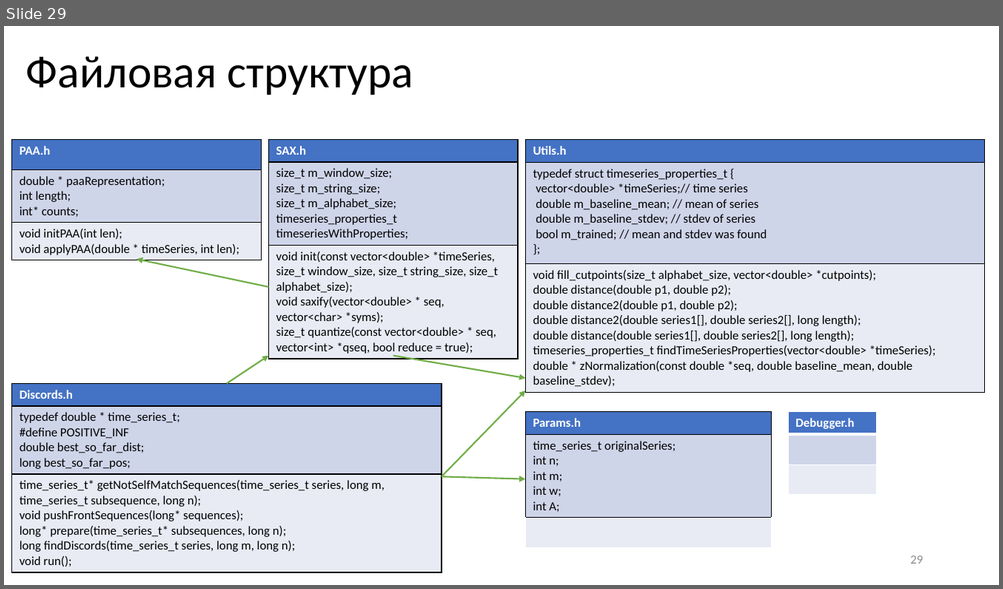
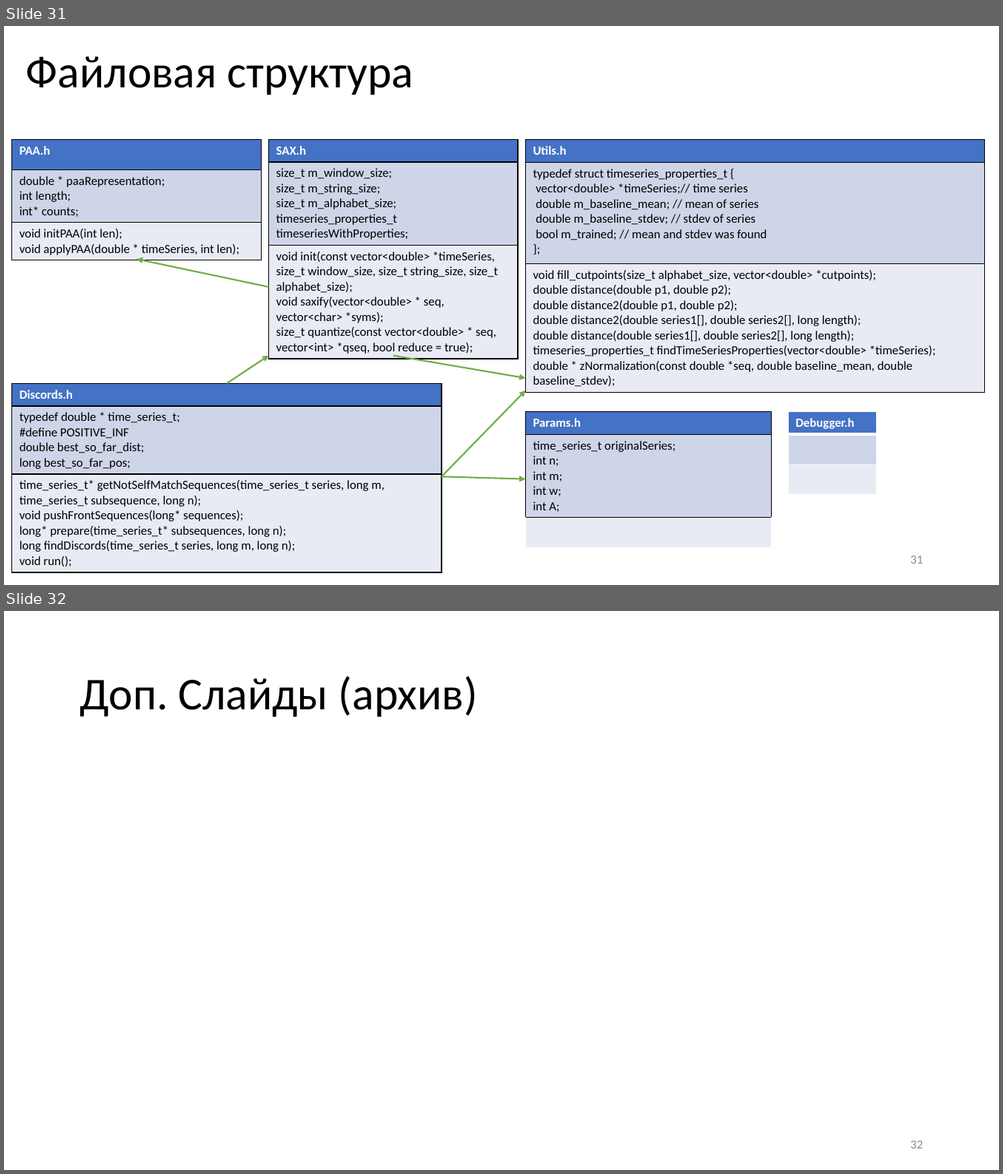
Before and after one commit to AVPGenium/discords_discovery, a slide deck: docs/алгоритм поиска диссонансов.pptx. Shown one above the other, each under a label of ours: slide 29 before the commit, slides 31 and 32 after it. The pictures are 1003x589 and 1003x1174 pixels, drawn with LibreOffice and Linux fonts; fonts in the diff are those of the drawing. Boxes give left, top, right and bottom in pixels: in the first picture for what was removed or moved away, otherwise in the second. Text is boxed around its words. In the diff, an @@ line names an element or a change of style, - is before the commit and + after.

```diff
--- a/docs/алгоритм поиска диссонансов.pptx
+++ b/docs/алгоритм поиска диссонансов.pptx
@@ slide 32 added at (4, 611, 999, 1170), background #FFFFFF @@
@@ title added at (79, 676, 478, 717), 44 pt, text #000000 @@
+Доп. Слайды (архив)
@@ page number added at (910, 1141, 922, 1149), 12 pt, text #8C8C8C @@
+32
@@ what was slide 29 is now slide 31 @@
@@ page number at (910, 556, 922, 564): text changed @@
-29
+31
```
Also in this commit, not shown: 8 slides changed, 2 other slides added, 1 slide removed, 5 other files.
